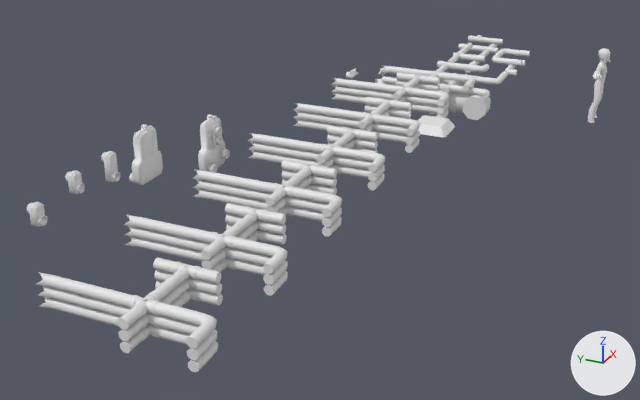
One commit to the FBX model Assets/Art/Models/Structures/Pipes/pipes.fbx: the scene before it, then after it.
The view is the same before and after, from a camera (50 mm lens) standing at (-17.07, -6.09, 6.4) and looking at (-1.76, 0.79, -1.25). The lights are fixed; the arrows at lower right show +X, +Y and +Z. Materials are left out; every surface is plain grey. Where no turn or scale is listed for an object, it has been applied to the vertices.
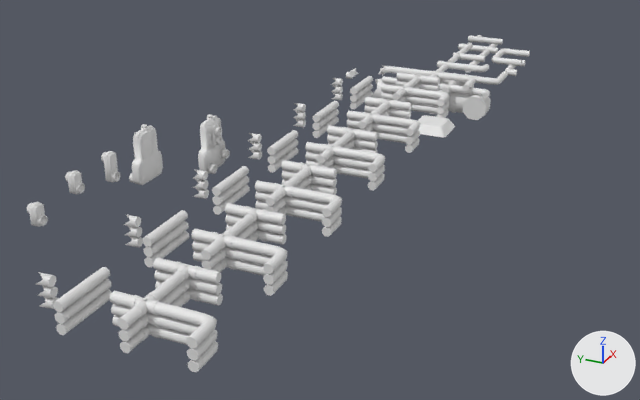
Where the newer file only moved an object's origin or applied its transform, the numbers keep the older frame.

Boxes [x1, y1, x2, y2] around the edits, measured in the pictures (640 x 400 px):
'Layer2 White I.001', mesh turned: before [48, 275, 114, 303]; after [53, 267, 110, 313]
'Layer2 White I', mesh turned: before [50, 288, 114, 314]; after [54, 279, 111, 324]
'Layer1 White I', mesh turned: before [52, 299, 114, 325]; after [56, 289, 112, 335]
'Layer2 Green I.001', mesh turned: before [135, 217, 195, 239]; after [142, 210, 188, 247]
'Layer2 Green I', mesh turned: before [136, 228, 194, 250]; after [143, 221, 189, 257]
'Layer1 Green I', mesh turned: before [137, 238, 195, 260]; after [144, 231, 189, 267]
'Layer2 Yellow I.001', mesh turned: before [203, 171, 258, 190]; after [212, 166, 249, 196]
'Layer2 Yellow I', mesh turned: before [204, 181, 257, 199]; after [212, 176, 249, 205]
'Body', deleted: before [588, 48, 611, 123]
'Layer1 Yellow I', mesh turned: before [204, 190, 257, 208]; after [213, 184, 250, 215]
'Layer1 Cyan I.002', mesh turned: before [258, 134, 307, 151]; after [267, 130, 298, 155]
'Layer1 Cyan I', mesh turned: before [258, 143, 307, 159]; after [268, 139, 298, 164]
'Layer2 Red I.001', mesh turned: before [303, 104, 349, 118]; after [313, 101, 339, 122]
'Layer2 Red I', mesh turned: before [303, 112, 348, 126]; after [313, 109, 339, 130]
'Layer1 Cyan I.001', mesh turned: before [258, 152, 307, 164]; after [268, 147, 298, 173]
'Layer1 Red I', mesh turned: before [303, 120, 348, 131]; after [313, 116, 339, 138]

What changed in the scene script:
```text
Change me_pipecyan_011:
    where me_pipecyan_011.from_pydata(...)  # 16 vertices, 10 faces; spans x -0.078..0.078, y -0.5..0.5, z 0.0..0.155
    me_pipecyan_011 part 7: the whole mesh is turned -90 degrees about the z axis through its middle
Change me_pipecyan_003:
    where me_pipecyan_003.from_pydata(...)  # 16 vertices, 10 faces; spans x -0.078..0.078, y -0.5..0.5, z 0.346..0.502
    me_pipecyan_003 part 1: the whole mesh is turned -90 degrees about the z axis through its middle
Change me_pipecyan_015:
    where me_pipecyan_015.from_pydata(...)  # 16 vertices, 10 faces; spans x -0.078..0.078, y -0.5..0.5, z 0.0..0.155
    me_pipecyan_015 part 9: the whole mesh is turned -90 degrees about the z axis through its middle
Change me_pipecyan_017:
    where me_pipecyan_017.from_pydata(...)  # 16 vertices, 10 faces; spans x -0.078..0.078, y -0.5..0.5, z 0.0..0.155
    me_pipecyan_017 part 11: the whole mesh is turned -90 degrees about the z axis through its middle
Change me_pipecyan_009:
    where me_pipecyan_009.from_pydata(...)  # 16 vertices, 10 faces; spans x -0.078..0.078, y -0.5..0.5, z 0.0..0.155
    me_pipecyan_009 part 13: the whole mesh is turned -90 degrees about the z axis through its middle
Change me_pipecyan_004:
    where me_pipecyan_004.from_pydata(...)  # 16 vertices, 10 faces; spans x -0.078..0.078, y -0.5..0.5, z 0.346..0.502
    me_pipecyan_004 part 2: the whole mesh is turned -90 degrees about the z axis through its middle
Change me_pipecyan_013:
    where me_pipecyan_013.from_pydata(...)  # 16 vertices, 10 faces; spans x -0.078..0.078, y -0.5..0.5, z 0.0..0.155
    me_pipecyan_013 part 8: the whole mesh is turned -90 degrees about the z axis through its middle
Change me_pipecyan_014:
    where me_pipecyan_014.from_pydata(...)  # 16 vertices, 10 faces; spans x -0.078..0.078, y -0.5..0.5, z 0.173..0.328
    me_pipecyan_014 part 14: the whole mesh is turned -90 degrees about the z axis through its middle
Change me_pipecyan_005:
    where me_pipecyan_005.from_pydata(...)  # 16 vertices, 10 faces; spans x -0.078..0.078, y -0.5..0.5, z 0.346..0.502
    me_pipecyan_005 part 4: the whole mesh is turned -90 degrees about the z axis through its middle
Change me_pipecyan_010:
    where me_pipecyan_010.from_pydata(...)  # 16 vertices, 10 faces; spans x -0.078..0.078, y -0.5..0.5, z 0.173..0.328
    me_pipecyan_010 part 12: the whole mesh is turned -90 degrees about the z axis through its middle
Change me_pipecyan_012:
    where me_pipecyan_012.from_pydata(...)  # 16 vertices, 10 faces; spans x -0.078..0.078, y -0.5..0.5, z 0.173..0.328
    me_pipecyan_012 part 6: the whole mesh is turned -90 degrees about the z axis through its middle
Change me_pipecyan_016:
    where me_pipecyan_016.from_pydata(...)  # 16 vertices, 10 faces; spans x -0.078..0.078, y -0.5..0.5, z 0.173..0.328
    me_pipecyan_016 part 10: the whole mesh is turned -90 degrees about the z axis through its middle
Change me_pipecyan_018:
    where me_pipecyan_018.from_pydata(...)  # 16 vertices, 10 faces; spans x -0.078..0.078, y -0.5..0.5, z 0.173..0.328
    me_pipecyan_018 part 3: the whole mesh is turned -90 degrees about the z axis through its middle
Change me_pipecyan_007:
    where me_pipecyan_007.from_pydata(...)  # 16 vertices, 10 faces; spans x -0.078..0.078, y -0.5..0.5, z 0.346..0.502
    me_pipecyan_007 part 15: the whole mesh is turned -90 degrees about the z axis through its middle
Change me_pipecyan_019:
    where me_pipecyan_019.from_pydata(...)  # 16 vertices, 10 faces; spans x -0.078..0.078, y -0.5..0.5, z 0.346..0.502
    me_pipecyan_019 part 5: the whole mesh is turned -90 degrees about the z axis through its middle
Remove ob_body:
    ob_body = bpy.data.objects.new('Body', me_body_000)
```
